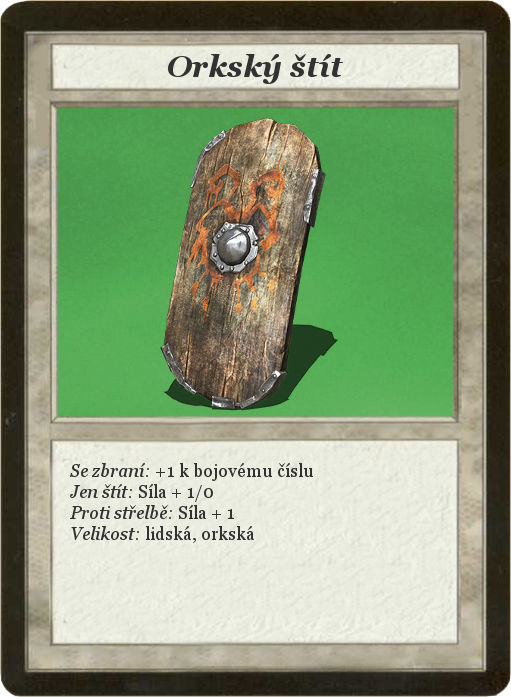
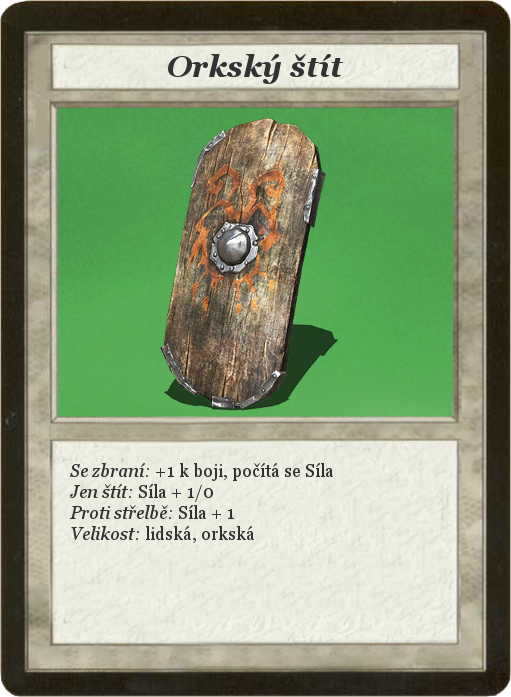
Two versions of the same layered image (511px x 697px). Layer-by-layer changes:
renamed "Se zbraní: +1 k bojovému číslu..." to "Se zbraní: +1 k boji, počítá s...", painted on it over (x1=219, y1=463, x2=333, y2=481)
